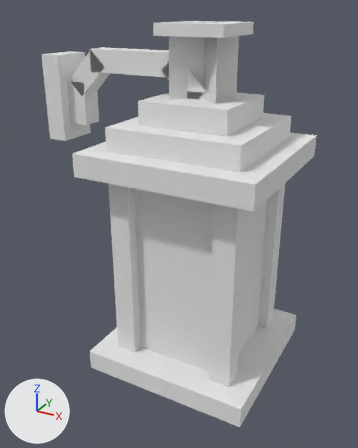
What one commit did to the OBJ model config/txloader/forceload/bibliocraft/models/OBJModelLantern.obj.
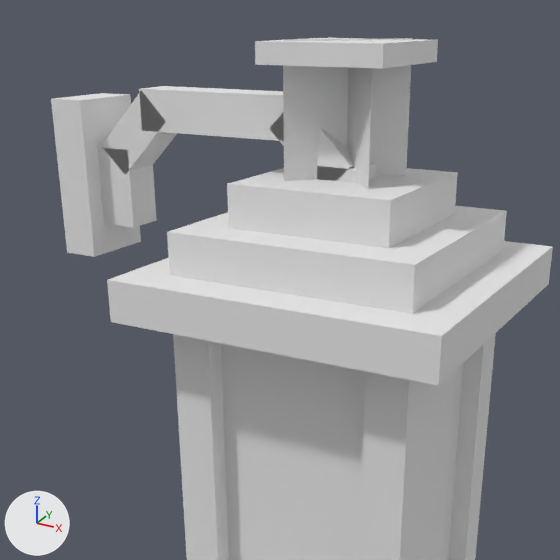
Each version appears first whole from a camera (50 mm lens) standing at (1.09, -0.708, 1.035) and looking at (0.429, 0.496, 0.434), and next in a close-up on the part from 4% to 90% of the width and 0% to 69% of the height. Lighting does not change. The marker at lower left points along +X, +Y and +Z. The older version's two pictures come first. Where no turn or scale is listed for an object, it has been applied to the vertices.

Objects in the first close-up: 'OBJModelLantern'.
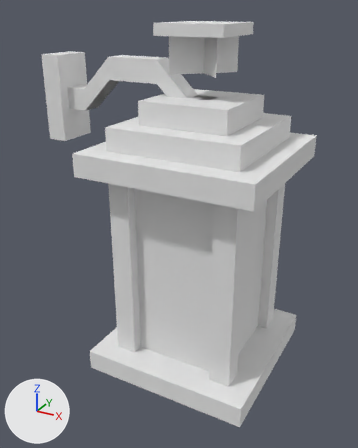
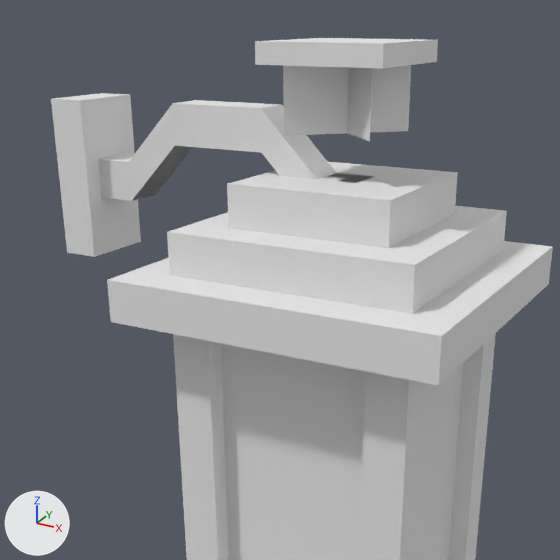
Commit message: fix(assets): remove conflicting hanger and make wall bracket seamless to stop joint flickering

What differs and where, as boxes [x1, y1, x2, y2] in the close-ups (560 x 560 px):
'OBJModelLantern', reshaped
    before: [51, 37, 553, 560]
    after: [51, 38, 553, 560]
part 1 of me_objmodellantern, rebuilt
    before: [283, 38, 412, 181]
    after: [347, 68, 372, 142]
part 2 of me_objmodellantern, rebuilt (180% wider, 53% shorter)
    before: [328, 37, 373, 189]
    after: [283, 65, 411, 136]
part 3 of me_objmodellantern, added
    after: [99, 100, 340, 201]
part 4 of me_objmodellantern, deleted
    before: [273, 112, 354, 181]
part 5 of me_objmodellantern, deleted
    before: [102, 92, 177, 171]
part 6 of me_objmodellantern, deleted
    before: [97, 86, 375, 228]

The change, as a list of edits to the scene's bpy script:
```text
Change me_objmodellantern:
    used by ob_objmodellantern; location = (0.0, 0.0, 0.0)
    remove me_objmodellantern.from_pydata(...)  # 168 vertices, 106 faces; spans x 0.002..0.75, y 0.25..0.75, z 0.0..1.0
    add me_objmodellantern.from_pydata(...)  # 152 vertices, 97 faces; spans x 0.002..0.75, y 0.25..0.75, z 0.0..0.998
    me_objmodellantern part 1: the loose piece of 4 vertices spanning x 0.434..0.566, y 0.434..0.566, z 0.812..1.0 is rebuilt with 4 vertices and now spans x 0.434..0.566, y 0.434..0.566, z 0.875..0.969
    me_objmodellantern part 2: the loose piece of 4 vertices spanning x 0.434..0.566, y 0.434..0.566, z 0.812..1.0 is rebuilt with 4 vertices and now spans x 0.434..0.566, y 0.434..0.566, z 0.875..0.969
    me_objmodellantern part 3: a new loose piece of 24 vertices spanning x 0.062..0.531, y 0.469..0.531, z 0.75..0.906, in mat_material__27 (white #e7e7e7)
    me_objmodellantern part 4: the loose piece of 8 vertices spanning x 0.39..0.522, y 0.469..0.531, z 0.79..0.923 is deleted
    me_objmodellantern part 5: the loose piece of 8 vertices spanning x 0.072..0.204, y 0.469..0.531, z 0.79..0.923 is deleted
    me_objmodellantern part 6
    24 vertices are removed from x 0.062..0.531, y 0.469..0.531, z 0.706..0.925
    18 faces are deleted
```
